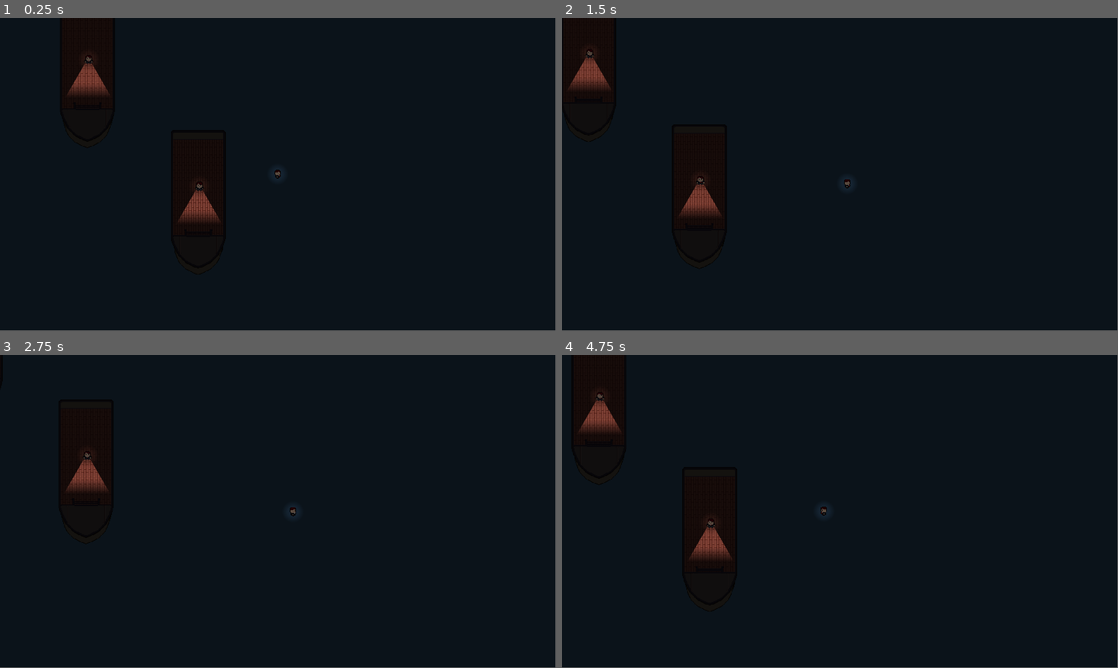
Above: before the commit, frames 1-4 (two rows, left to right).
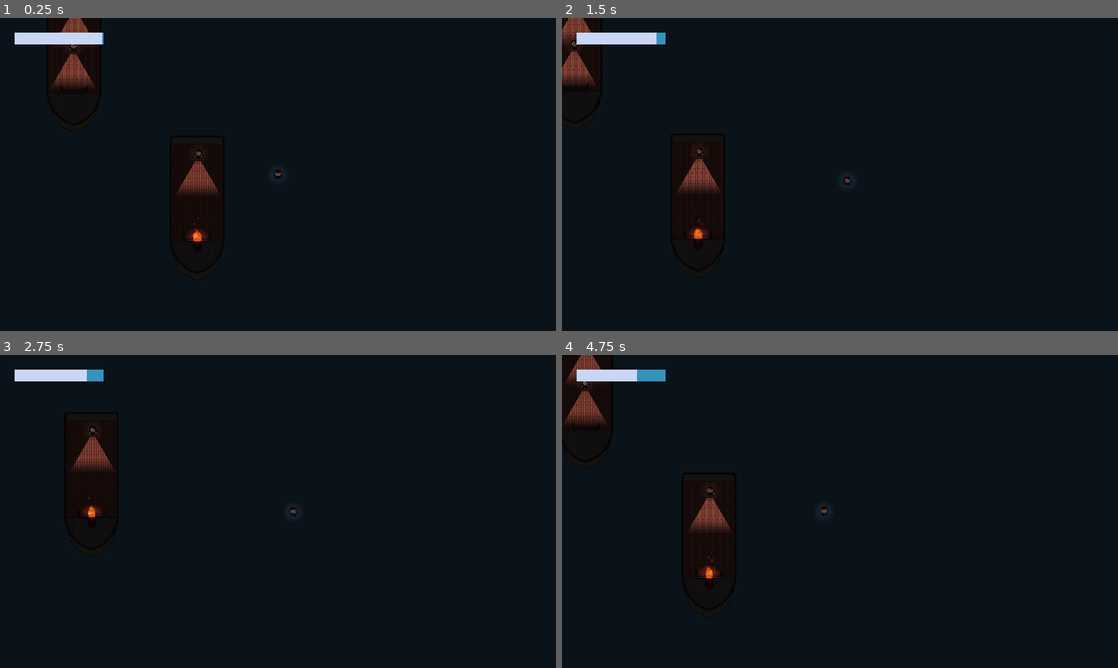
Above: after the commit, the same moments.

Repository: creikey/stealth-man
Game: Godot game, scene res://Main.tscn
Two runs of this game, one before a commit and one after it. Both use one fixed random seed, a clock stepped at 60 frames per second and the inputs below.
Inputs:
- Up to frame 1 (0.25 s): no input
- Up to frame 2 (1.5 s): tap Enter at 0.5 s; hold D (g_right) 0.53-1.28 s; hold S (g_down) from 1.28 s (still down)
- Up to frame 3 (2.75 s): release S (g_down) at 2.03 s; hold D (g_right) from 2.03 s (still down)
- Up to frame 4 (4.75 s): release D (g_right) at 2.78 s; hold W (g_up) 2.78-3.53 s; hold A (g_left) from 3.53 s (still down)
In our replay, the window is 799x449 before the commit and 800x450 after it. These sizes can differ from the game's own. Grey fills any space a smaller window leaves; there, only what the larger window draws over its background counts as a difference.

The runs differ from the first frame. In frame 1, 2.5% of the frame differs, in the area x 2-51%, y 0-72%; in frame 2, 2.5%; in frame 3, 1.5%; in frame 4, 2.6%, in the area x 0-48%, y 0-72%.

Commit message:
Add warmth and small level

Diff:
--- /dev/null
+++ b/src/FourDirectionSprite.gd
@@ -0,0 +1,21 @@
+extends Node2D
+
+signal quantized_angle_changed(new_quantized_angle)
+
+var movement := Vector2() setget set_movement
+
+# snapped to 0, 90, 180, or -90 degrees in radians
+func get_quantized_angle() -> float:
+	# I tried getting the currently playing animation from AnimationPlayer, but
+	# that seems to not work well with AnimationTree. There also does not seem
+	# to be an easy way to get this information from AnimationTree either.
+	#return round((movement.angle()/(2.0*PI))) * (2.0*PI)
+	return round(movement.angle()/(PI/2.0)) * (PI/2.0)
+
+func set_movement(new_movement):
+	var angle_before: float = get_quantized_angle()
+	movement = new_movement
+	if abs(angle_before - get_quantized_angle()) > 0.01:
+		emit_signal("quantized_angle_changed", get_quantized_angle())
+	if has_node("AnimationTree") and movement.length() > 0.1:
+		$AnimationTree.set("parameters/blend_position", movement)
--- /dev/null
+++ b/src/FourDirectionSprite.tscn
@@ -0,0 +1,163 @@
+[gd_scene load_steps=14 format=2]
+
+[ext_resource path="res://Player.png" type="Texture" id=1]
+[ext_resource path="res://FourDirectionSprite.gd" type="Script" id=2]
+
+[sub_resource type="Shader" id=1]
+
+[sub_resource type="ShaderMaterial" id=2]
+shader = SubResource( 1 )
+
+[sub_resource type="AnimationNodeAnimation" id=3]
+animation = "left"
+
+[sub_resource type="AnimationNodeAnimation" id=4]
+animation = "right"
+
+[sub_resource type="AnimationNodeAnimation" id=12]
+animation = "down"
+
+[sub_resource type="AnimationNodeAnimation" id=13]
+animation = "up"
+
+[sub_resource type="AnimationNodeBlendSpace2D" id=14]
+blend_point_0/node = SubResource( 3 )
+blend_point_0/pos = Vector2( -1, 0 )
+blend_point_1/node = SubResource( 4 )
+blend_point_1/pos = Vector2( 1, 0 )
+blend_point_2/node = SubResource( 12 )
+blend_point_2/pos = Vector2( 0, 1 )
+blend_point_3/node = SubResource( 13 )
+blend_point_3/pos = Vector2( 0, -1 )
+blend_mode = 1
+
+[sub_resource type="Animation" id=8]
+resource_name = "down"
+loop = true
+tracks/0/type = "value"
+tracks/0/path = NodePath("Sprite:region_rect")
+tracks/0/interp = 1
+tracks/0/loop_wrap = true
+tracks/0/imported = false
+tracks/0/enabled = true
+tracks/0/keys = {
+"times": PoolRealArray( 0 ),
+"transitions": PoolRealArray( 1 ),
+"update": 0,
+"values": [ Rect2( 0, 16, 15, 16 ) ]
+}
+tracks/1/type = "value"
+tracks/1/path = NodePath("Sprite:flip_h")
+tracks/1/interp = 1
+tracks/1/loop_wrap = true
+tracks/1/imported = false
+tracks/1/enabled = true
+tracks/1/keys = {
+"times": PoolRealArray( 0 ),
+"transitions": PoolRealArray( 1 ),
+"update": 1,
+"values": [ false ]
+}
+
+[sub_resource type="Animation" id=9]
+loop = true
+tracks/0/type = "value"
+tracks/0/path = NodePath("Sprite:region_rect")
+tracks/0/interp = 1
+tracks/0/loop_wrap = true
+tracks/0/imported = false
+tracks/0/enabled = true
+tracks/0/keys = {
+"times": PoolRealArray( 0 ),
+"transitions": PoolRealArray( 1 ),
+"update": 1,
+"values": [ Rect2( 0, 0, 15, 16 ) ]
+}
+tracks/1/type = "value"
+tracks/1/path = NodePath("Sprite:flip_h")
+tracks/1/interp = 1
+tracks/1/loop_wrap = true
+tracks/1/imported = false
+tracks/1/enabled = true
+tracks/1/keys = {
+"times": PoolRealArray( 0 ),
+"transitions": PoolRealArray( 1 ),
+"update": 1,
+"values": [ true ]
+}
+
+[sub_resource type="Animation" id=15]
+loop = true
+tracks/0/type = "value"
+tracks/0/path = NodePath("Sprite:region_rect")
+tracks/0/interp = 1
+tracks/0/loop_wrap = true
+tracks/0/imported = false
+tracks/0/enabled = true
+tracks/0/keys = {
+"times": PoolRealArray( 0 ),
+"transitions": PoolRealArray( 1 ),
+"update": 0,
+"values": [ Rect2( 0, 0, 15, 16 ) ]
+}
+tracks/1/type = "value"
+tracks/1/path = NodePath("Sprite:flip_h")
+tracks/1/interp = 1
+tracks/1/loop_wrap = true
+tracks/1/imported = false
+tracks/1/enabled = true
+tracks/1/keys = {
+"times": PoolRealArray( 0 ),
+"transitions": PoolRealArray( 1 ),
+"update": 1,
+"values": [ false ]
+}
+
+[sub_resource type="Animation" id=11]
+loop = true
+tracks/0/type = "value"
+tracks/0/path = NodePath("Sprite:region_rect")
+tracks/0/interp = 1
+tracks/0/loop_wrap = true
+tracks/0/imported = false
+tracks/0/enabled = true
+tracks/0/keys = {
+"times": PoolRealArray( 0 ),
+"transitions": PoolRealArray( 1 ),
+"update": 0,
+"values": [ Rect2( 16, 16, 15, 16 ) ]
+}
+tracks/1/type = "value"
+tracks/1/path = NodePath("Sprite:flip_h")
+tracks/1/interp = 1
+tracks/1/loop_wrap = true
+tracks/1/imported = false
+tracks/1/enabled = true
+tracks/1/keys = {
+"times": PoolRealArray( 0 ),
+"transitions": PoolRealArray( 1 ),
+"update": 1,
+"values": [ false ]
+}
+
+[node name="FourDirectionSprite" type="Node2D"]
+script = ExtResource( 2 )
+
+[node name="Sprite" type="Sprite" parent="."]
+material = SubResource( 2 )
+scale = Vector2( 2, 2 )
+texture = ExtResource( 1 )
+region_enabled = true
+region_rect = Rect2( 16, 16, 15, 16 )
+
+[node name="AnimationTree" type="AnimationTree" parent="."]
+tree_root = SubResource( 14 )
+anim_player = NodePath("../AnimationPlayer")
+active = true
+parameters/blend_position = Vector2( 0.142376, -1.11207 )
+
+[node name="AnimationPlayer" type="AnimationPlayer" parent="."]
+anims/down = SubResource( 8 )
+anims/left = SubResource( 9 )
+anims/right = SubResource( 15 )
+anims/up = SubResource( 11 )
--- a/src/Guard.gd
+++ b/src/Guard.gd
@@ -1,16 +1,32 @@
 extends KinematicBody2D
+
+enum Direction {
+	right,
+	down,
+	left,
+	up,
+}
+
+export (Direction) var direction = Direction.down
 
 const chase_accel: float = 700.0
 const friction: float = 500.0
 
+
 onready var _checks_for_player_area: Area2D = $ChecksForPlayerArea
 onready var home_base: Vector2 = global_position
 
-var facing_vector := Vector2(0, 1)
 var aggro: bool = false
 var vel := Vector2()
 
+func _ready():
+	$FourDirectionSprite.movement = Vector2(1, 0).rotated((float(direction)/4.0) * 2.0 * PI)
+
 func _physics_process(delta):
+	if not $DeckListener.on_deck:
+		modulate.a -= delta/5.0
+		if modulate.a <= 0.2:
+			queue_free()
 	if aggro:
 		var aggro_bodies: Array = get_aggro_bodies()
 		var chase_direction := (home_base - global_position).normalized()
@@ -19,16 +35,21 @@
 			chase_direction = (to_go_towards.global_position - global_position).normalized()
 		vel += chase_direction * (chase_accel + friction) * delta
 		vel += friction * -vel.normalized() * delta
+
 		if chase_direction.length() < 0.1 and vel.length() < friction * delta:
 			vel = Vector2()
-		vel = move_and_slide(vel)
+		else:
+			$FourDirectionSprite.movement = chase_direction
+
+#		$FourDirectionSprite.movement = chase_direction
+		vel = move_and_slide(Util.fourize(vel))
 		for c in get_slide_count():
 			var collision: KinematicCollision2D = get_slide_collision(c)
 			if collision.collider.is_in_group("aggros_guards"):
 				collision.collider.push(chase_direction.normalized() * 1000.0)
 	else:
 		for b in get_aggro_bodies():
-			if not (b.global_position - global_position).normalized().dot(facing_vector.normalized()) > 0.8:
+			if not (b.global_position - global_position).normalized().dot(Vector2(1, 0).rotated($LightPivot.rotation)) > 0.8:
 				continue
 			var space_state = get_world_2d().direct_space_state
 			var result: Dictionary = space_state.intersect_ray(global_position, b.global_position, [self])
@@ -42,3 +63,7 @@
 			continue
 		to_return.append(b)
 	return to_return
+
+
+func _on_FourDirectionSprite_quantized_angle_changed(new_quantized_angle):
+	$LightPivot.rotation = new_quantized_angle
--- /dev/null
+++ b/src/Guard.tscn
@@ -0,0 +1,51 @@
+[gd_scene load_steps=9 format=2]
+
+[ext_resource path="res://CharacterAmbientLight.tscn" type="PackedScene" id=1]
+[ext_resource path="res://DeckListener.gd" type="Script" id=2]
+[ext_resource path="res://Guard.gd" type="Script" id=3]
+[ext_resource path="res://DirectionalLight.png" type="Texture" id=5]
+[ext_resource path="res://FourDirectionSprite.tscn" type="PackedScene" id=6]
+
+[sub_resource type="OccluderPolygon2D" id=1]
+polygon = PoolVector2Array( -9.32934, -1.03117, -8.90889, 6.85224, 10.4317, 6.64201, 10.4317, -0.926052 )
+
+[sub_resource type="CircleShape2D" id=2]
+
+[sub_resource type="CircleShape2D" id=3]
+radius = 339.015
+
+[node name="Guard" type="KinematicBody2D"]
+position = Vector2( 4.26004, -3.96426 )
+script = ExtResource( 3 )
+__meta__ = {
+"_edit_group_": true
+}
+
+[node name="LightPivot" type="Node2D" parent="."]
+
+[node name="VisionLight" type="Light2D" parent="LightPivot"]
+position = Vector2( 14, 0 )
+texture = ExtResource( 5 )
+offset = Vector2( 115, 0 )
+texture_scale = 0.41
+mode = 2
+shadow_enabled = true
+
+[node name="CharacterAmbientLight" parent="." instance=ExtResource( 1 )]
+
+[node name="LightOccluder2D" type="LightOccluder2D" parent="."]
+occluder = SubResource( 1 )
+
+[node name="CollisionShape2D" type="CollisionShape2D" parent="."]
+shape = SubResource( 2 )
+
+[node name="ChecksForPlayerArea" type="Area2D" parent="."]
+
+[node name="CollisionShape2D" type="CollisionShape2D" parent="ChecksForPlayerArea"]
+shape = SubResource( 3 )
+
+[node name="DeckListener" type="Node" parent="."]
+script = ExtResource( 2 )
+
+[node name="FourDirectionSprite" parent="." instance=ExtResource( 6 )]
+[connection signal="quantized_angle_changed" from="FourDirectionSprite" to="." method="_on_FourDirectionSprite_quantized_angle_changed"]
--- /dev/null
+++ b/src/HeatBarrel.gd
@@ -0,0 +1,15 @@
+extends Area2D
+
+func _process(delta):
+	for b in get_overlapping_bodies():
+		if b.is_in_group("warmed"):
+			b.warm_up(delta/3.0)
+
+
+func _on_HeatBarrel_body_entered(body):
+	if body.is_in_group("warmed"):
+		body.started_warming()
+
+func _on_HeatBarrel_body_exited(body):
+	if body.is_in_group("warmed"):
+		body.stopped_warming()
--- /dev/null
+++ b/src/HeatEffect.gd
@@ -0,0 +1,6 @@
+extends TextureRect
+
+var target: float = 0.0
+
+func _process(delta):
+	modulate.a = lerp(modulate.a, target, delta*3.0)
--- a/src/Main.tscn
+++ b/src/Main.tscn
@@ -1,30 +1,46 @@
-[gd_scene load_steps=11 format=2]
+[gd_scene load_steps=21 format=2]
 
-[ext_resource path="res://Player.png" type="Texture" id=1]
+[ext_resource path="res://Player.tscn" type="PackedScene" id=1]
 [ext_resource path="res://Ship.tscn" type="PackedScene" id=2]
-[ext_resource path="res://Player.gd" type="Script" id=3]
-[ext_resource path="res://WaterTrail.gd" type="Script" id=4]
-[ext_resource path="res://CharacterAmbientLight.tscn" type="PackedScene" id=5]
-[ext_resource path="res://DeckListener.gd" type="Script" id=6]
+[ext_resource path="res://barrel/Flaming Barrel6.png" type="Texture" id=3]
+[ext_resource path="res://barrel/Flaming Barrel8.png" type="Texture" id=4]
+[ext_resource path="res://barrel/Flaming Barrel4.png" type="Texture" id=5]
+[ext_resource path="res://barrel/Flaming Barrel7.png" type="Texture" id=6]
+[ext_resource path="res://Guard.tscn" type="PackedScene" id=7]
+[ext_resource path="res://UI.gd" type="Script" id=8]
+[ext_resource path="res://barrel/Flaming Barrel2.png" type="Texture" id=9]
+[ext_resource path="res://barrel/Flaming Barrel5.png" type="Texture" id=10]
+[ext_resource path="res://barrel/Flaming Barrel3.png" type="Texture" id=11]
+[ext_resource path="res://barrel/Flaming Barrel1.png" type="Texture" id=12]
+[ext_resource path="res://CharacterAmbientLight.tscn" type="PackedScene" id=13]
+[ext_resource path="res://HeatBarrel.gd" type="Script" id=14]
+[ext_resource path="res://HeatEffect.png" type="Texture" id=15]
+[ext_resource path="res://HeatEffect.gd" type="Script" id=16]
 
-[sub_resource type="Shader" id=1]
+[sub_resource type="SpriteFrames" id=3]
+animations = [ {
+"frames": [ ExtResource( 12 ), ExtResource( 9 ), ExtResource( 11 ), ExtResource( 5 ), ExtResource( 10 ), ExtResource( 3 ), ExtResource( 6 ), ExtResource( 4 ) ],
+"loop": true,
+"name": "default",
+"speed": 10.0
+} ]
 
-[sub_resource type="ShaderMaterial" id=2]
-shader = SubResource( 1 )
+[sub_resource type="CircleShape2D" id=4]
+radius = 43.7208
 
-[sub_resource type="RectangleShape2D" id=3]
-extents = Vector2( 11.1077, 15.986 )
+[sub_resource type="StyleBoxFlat" id=1]
+bg_color = Color( 0.788235, 0.839216, 0.960784, 1 )
 
-[sub_resource type="OccluderPolygon2D" id=4]
-polygon = PoolVector2Array( -9.25635, -14.1039, -9.02039, 11.8526, 8.91333, 11.8526, 9.14929, -14.1039 )
+[sub_resource type="StyleBoxFlat" id=2]
+bg_color = Color( 0.203922, 0.572549, 0.737255, 1 )
 
 [node name="Main" type="Node2D"]
 
 [node name="Background" type="ColorRect" parent="."]
-margin_left = -1031.0
-margin_top = -587.0
-margin_right = 3774.0
-margin_bottom = 1982.0
+margin_left = -5002.0
+margin_top = -3611.0
+margin_right = 8844.0
+margin_bottom = 5671.0
 color = Color( 0.227451, 0.392157, 0.54902, 1 )
 __meta__ = {
 "_edit_lock_": true,
@@ -32,54 +48,98 @@
 }
 
 [node name="Ship" parent="." instance=ExtResource( 2 )]
-position = Vector2( 288.325, 208.235 )
+position = Vector2( 272.451, 220.934 )
+
+[node name="Guard" parent="Ship/Guards" index="0" instance=ExtResource( 7 )]
+position = Vector2( 22.3661, -111.184 )
 
 [node name="Ship2" parent="." instance=ExtResource( 2 )]
-position = Vector2( 1180.21, 285.941 )
+position = Vector2( 697.874, 681.28 )
+
+[node name="Guard" parent="Ship2/Guards" index="0" instance=ExtResource( 7 )]
+position = Vector2( 4.40677, -133.633 )
 
 [node name="Ship3" parent="." instance=ExtResource( 2 )]
-position = Vector2( 1563.23, 724.394 )
+position = Vector2( 1132.82, 230.459 )
+
+[node name="Guard" parent="Ship3/Guards" index="0" instance=ExtResource( 7 )]
+position = Vector2( 4.40677, -133.633 )
+
+[node name="Guard2" parent="Ship3/Guards" index="1" instance=ExtResource( 7 )]
+position = Vector2( -1.14914, 7.64566 )
 
 [node name="Ship4" parent="." instance=ExtResource( 2 )]
-position = Vector2( 736.721, 719.354 )
+position = Vector2( 1558.25, 741.602 )
 
-[node name="Player" type="KinematicBody2D" parent="." groups=[
-"aggros_guards",
-]]
-position = Vector2( 1837.77, 678.152 )
-script = ExtResource( 3 )
+[node name="Guard" parent="Ship4/Guards" index="0" instance=ExtResource( 7 )]
+position = Vector2( 4.40677, -133.633 )
+
+[node name="LevelElements" type="Node2D" parent="."]
+
+[node name="HeatBarrel" type="Area2D" parent="LevelElements"]
+position = Vector2( 1559.18, 906.601 )
+script = ExtResource( 14 )
 __meta__ = {
 "_edit_group_": true
 }
 
-[node name="Sprite" type="Sprite" parent="Player"]
-material = SubResource( 2 )
+[node name="AnimatedSprite" type="AnimatedSprite" parent="LevelElements/HeatBarrel"]
 scale = Vector2( 2, 2 )
-texture = ExtResource( 1 )
-region_enabled = true
-region_rect = Rect2( 0, 0, 15, 16 )
+frames = SubResource( 3 )
+frame = 3
+playing = true
+offset = Vector2( -1, -29 )
 
-[node name="CollisionShape2D" type="CollisionShape2D" parent="Player"]
-shape = SubResource( 3 )
+[node name="CharacterAmbientLight" parent="LevelElements/HeatBarrel" instance=ExtResource( 13 )]
+texture_scale = 0.29
+color = Color( 0.792157, 0.509804, 0.368627, 1 )
+energy = 1.1
+shadow_enabled = true
 
-[node name="Camera2D" type="Camera2D" parent="Player"]
-current = true
-smoothing_enabled = true
+[node name="CollisionShape2D" type="CollisionShape2D" parent="LevelElements/HeatBarrel"]
+shape = SubResource( 4 )
 
-[node name="WaterTrail" type="Node2D" parent="Player"]
-show_behind_parent = true
-script = ExtResource( 4 )
-_color = Color( 0.129412, 0.337255, 0.494118, 1 )
-
-[node name="CharacterAmbientLight" parent="Player" instance=ExtResource( 5 )]
-
-[node name="LightOccluder2D" type="LightOccluder2D" parent="Player"]
-occluder = SubResource( 4 )
-
-[node name="DeckListener" type="Node" parent="Player"]
-script = ExtResource( 6 )
+[node name="Player" parent="." instance=ExtResource( 1 )]
 
 [node name="CanvasModulate" type="CanvasModulate" parent="."]
+position = Vector2( 180.716, 110.001 )
 color = Color( 0.188235, 0.188235, 0.188235, 1 )
-[connection signal="entered_deck" from="Player/DeckListener" to="Player" method="_on_DeckListener_entered_deck"]
-[connection signal="exited_deck" from="Player/DeckListener" to="Player" method="_on_DeckListener_exited_deck"]
+
+[node name="UI" type="CanvasLayer" parent="."]
+script = ExtResource( 8 )
+player_path = NodePath("../Player")
+
+[node name="ColdBar" type="ProgressBar" parent="UI"]
+margin_left = 50.0
+margin_top = 50.0
+margin_right = 358.0
+margin_bottom = 91.0
+custom_styles/fg = SubResource( 1 )
+custom_styles/bg = SubResource( 2 )
+max_value = 1.0
+step = 0.001
+value = 0.5
+percent_visible = false
+__meta__ = {
+"_edit_use_anchors_": false
+}
+
+[node name="HeatEffect" type="TextureRect" parent="UI"]
+modulate = Color( 1, 1, 1, 0 )
+anchor_right = 1.0
+anchor_bottom = 1.0
+texture = ExtResource( 15 )
+script = ExtResource( 16 )
+__meta__ = {
+"_edit_use_anchors_": false
+}
+[connection signal="body_entered" from="LevelElements/HeatBarrel" to="LevelElements/HeatBarrel" method="_on_HeatBarrel_body_entered"]
+[connection signal="body_exited" from="LevelElements/HeatBarrel" to="LevelElements/HeatBarrel" method="_on_HeatBarrel_body_exited"]
+
+[editable path="Ship"]
+
+[editable path="Ship2"]
+
+[editable path="Ship3"]
+
+[editable path="Ship4"]
--- a/src/Player.gd
+++ b/src/Player.gd
@@ -7,19 +7,37 @@
 const deck_friction: float = 500.0
 const ocean_max_speed: float = 300.0
 const deck_ocean_max_speed: float = 400.0
+const water_time: float = 15.0
 
 var cur_friction = ocean_friction
 var cur_max_speed = ocean_max_speed
 var _vel := Vector2()
+var warmth: float = 1.0
+var heating_up: bool = false
+
+# warmed
+func started_warming():
+	heating_up = true
+
+func stopped_warming():
+	heating_up = false
+
+func warm_up(amount: float):
+	warmth += amount
+	warmth = clamp(warmth, 0.0, 1.0)
 
 func _physics_process(delta):
+	if not $DeckListener.on_deck:
+		warmth -= delta / water_time
+	if warmth < 0.0:
+		get_tree().reload_current_scene()
+
 	var horizontal: float = Input.get_action_strength("g_right") - Input.get_action_strength("g_left")
 	var vertical: float = Input.get_action_strength("g_down") - Input.get_action_strength("g_up")
 
 	var movement := Vector2(horizontal, vertical)
 
-	if abs(movement.x) > 0.1:
-		$Sprite.flip_h = movement.x < 0.0
+	$FourDirectionSprite.movement = movement
 
 	var accel := Vector2()
 	accel += movement * (walking_accel + ocean_friction)
@@ -35,7 +53,7 @@
 	if _vel.length() > cur_max_speed:
 		_vel = _vel.normalized() * cur_max_speed
 
-	_vel = move_and_slide(_vel)
+	_vel = move_and_slide(Util.fourize(_vel))
 
 
 func _on_DeckListener_entered_deck():
--- /dev/null
+++ b/src/Player.tscn
@@ -0,0 +1,49 @@
+[gd_scene load_steps=8 format=2]
+
+[ext_resource path="res://Player.gd" type="Script" id=1]
+[ext_resource path="res://CharacterAmbientLight.tscn" type="PackedScene" id=2]
+[ext_resource path="res://FourDirectionSprite.tscn" type="PackedScene" id=3]
+[ext_resource path="res://WaterTrail.gd" type="Script" id=5]
+[ext_resource path="res://DeckListener.gd" type="Script" id=6]
+
+[sub_resource type="RectangleShape2D" id=1]
+extents = Vector2( 11.1077, 15.986 )
+
+[sub_resource type="OccluderPolygon2D" id=2]
+polygon = PoolVector2Array( -9.25635, -14.1039, -9.02039, 11.8526, 8.91333, 11.8526, 9.14929, -14.1039 )
+
+[node name="Player" type="KinematicBody2D" groups=[
+"aggros_guards",
+"warmed",
+]]
+position = Vector2( 1837.77, 678.152 )
+script = ExtResource( 1 )
+__meta__ = {
+"_edit_group_": true
+}
+
+[node name="CollisionShape2D" type="CollisionShape2D" parent="."]
+visible = false
+shape = SubResource( 1 )
+
+[node name="Camera2D" type="Camera2D" parent="."]
+current = true
+smoothing_enabled = true
+
+[node name="WaterTrail" type="Node2D" parent="."]
+show_behind_parent = true
+script = ExtResource( 5 )
+_color = Color( 0.129412, 0.337255, 0.494118, 1 )
+
+[node name="CharacterAmbientLight" parent="." instance=ExtResource( 2 )]
+
+[node name="LightOccluder2D" type="LightOccluder2D" parent="."]
+visible = false
+occluder = SubResource( 2 )
+
+[node name="DeckListener" type="Node" parent="."]
+script = ExtResource( 6 )
+
+[node name="FourDirectionSprite" parent="." instance=ExtResource( 3 )]
+[connection signal="entered_deck" from="DeckListener" to="." method="_on_DeckListener_entered_deck"]
+[connection signal="exited_deck" from="DeckListener" to="." method="_on_DeckListener_exited_deck"]
--- a/src/Ship.tscn
+++ b/src/Ship.tscn
@@ -1,12 +1,7 @@
-[gd_scene load_steps=15 format=2]
+[gd_scene load_steps=7 format=2]
 
 [ext_resource path="res://DeckArea.gd" type="Script" id=1]
 [ext_resource path="res://Ship.png" type="Texture" id=2]
-[ext_resource path="res://Player.png" type="Texture" id=3]
-[ext_resource path="res://DirectionalLight.png" type="Texture" id=4]
-[ext_resource path="res://CharacterAmbientLight.tscn" type="PackedScene" id=5]
-[ext_resource path="res://Guard.gd" type="Script" id=6]
-[ext_resource path="res://DeckListener.gd" type="Script" id=7]
 
 [sub_resource type="RectangleShape2D" id=1]
 extents = Vector2( 87, 166 )
@@ -14,19 +9,11 @@
 [sub_resource type="RectangleShape2D" id=2]
 extents = Vector2( 95.2803, 15.3691 )
 
-[sub_resource type="OccluderPolygon2D" id=8]
+[sub_resource type="OccluderPolygon2D" id=3]
 polygon = PoolVector2Array( -88.7517, -198.168, -95.494, -191.612, -94.7449, -166.516, 95.3528, -166.89, 95.1655, -191.8, 88.7977, -197.98 )
 
-[sub_resource type="OccluderPolygon2D" id=9]
+[sub_resource type="OccluderPolygon2D" id=4]
 polygon = PoolVector2Array( -94.9745, 165.197, 95.6851, 166.695, 93.063, 176.808, 84.8223, 207.898, 67.9664, 256.593, 42.1206, 283.188, 0.167984, 303.041, -42.1592, 283.188, -68.3796, 258.466, -84.1118, 215.764, -94.8565, 177.254 )
-
-[sub_resource type="OccluderPolygon2D" id=5]
-polygon = PoolVector2Array( -9.32934, -1.03117, -8.90889, 6.85224, 10.4317, 6.64201, 10.4317, -0.926052 )
-
-[sub_resource type="CircleShape2D" id=6]
-
-[sub_resource type="CircleShape2D" id=7]
-radius = 168.202
 
 [node name="Ship" type="KinematicBody2D"]
 
@@ -51,47 +38,11 @@
 shape = SubResource( 2 )
 
 [node name="BackLightOccluder" type="LightOccluder2D" parent="."]
-occluder = SubResource( 8 )
+occluder = SubResource( 3 )
 
 [node name="FrontLightOccluder" type="LightOccluder2D" parent="."]
-occluder = SubResource( 9 )
+occluder = SubResource( 4 )
 
-[node name="Guard" type="KinematicBody2D" parent="."]
-position = Vector2( 4.26004, -3.96426 )
-script = ExtResource( 6 )
-__meta__ = {
-"_edit_group_": true
-}
-
-[node name="Sprite" type="Sprite" parent="Guard"]
-scale = Vector2( 2, 2 )
-texture = ExtResource( 3 )
-region_enabled = true
-region_rect = Rect2( 0, 16, 15, 16 )
-
-[node name="VisionLight" type="Light2D" parent="Guard"]
-rotation = 1.5708
-texture = ExtResource( 4 )
-offset = Vector2( 115, 0 )
-texture_scale = 0.41
-mode = 2
-shadow_enabled = true
-
-[node name="CharacterAmbientLight" parent="Guard" instance=ExtResource( 5 )]
-
-[node name="LightOccluder2D" type="LightOccluder2D" parent="Guard"]
-visible = false
-occluder = SubResource( 5 )
-
-[node name="CollisionShape2D" type="CollisionShape2D" parent="Guard"]
-shape = SubResource( 6 )
-
-[node name="ChecksForPlayerArea" type="Area2D" parent="Guard"]
-
-[node name="CollisionShape2D" type="CollisionShape2D" parent="Guard/ChecksForPlayerArea"]
-shape = SubResource( 7 )
-
-[node name="DeckListener" type="Node" parent="Guard"]
-script = ExtResource( 7 )
+[node name="Guards" type="Node2D" parent="."]
 [connection signal="body_entered" from="DeckArea" to="DeckArea" method="_on_DeckArea_body_entered"]
 [connection signal="body_exited" from="DeckArea" to="DeckArea" method="_on_DeckArea_body_exited"]
--- /dev/null
+++ b/src/UI.gd
@@ -0,0 +1,9 @@
+extends CanvasLayer
+
+export (NodePath) var player_path
+
+onready var player: Player = get_node(player_path)
+
+func _process(delta):
+	$ColdBar.value = player.warmth
+	$HeatEffect.target = player.heating_up
--- /dev/null
+++ b/src/Util.gd
@@ -0,0 +1,11 @@
+extends Node
+
+class_name Util
+
+static func fourize(v: Vector2) -> Vector2:
+	if abs(v.x) > abs(v.y):
+		return Vector2(v.x, 0.0)
+	elif abs(v.y) > abs(v.x):
+		return Vector2(0.0, v.y)
+	else:
+		return Vector2(0.0, 0.0)
--- a/src/project.godot
+++ b/src/project.godot
@@ -18,10 +18,16 @@
 "class": "Player",
 "language": "GDScript",
 "path": "res://Player.gd"
+}, {
+"base": "Node",
+"class": "Util",
+"language": "GDScript",
+"path": "res://Util.gd"
 } ]
 _global_script_class_icons={
 "DeckListener": "",
-"Player": ""
+"Player": "",
+"Util": ""
 }
 
 [application]
@@ -30,10 +36,20 @@
 run/main_scene="res://Main.tscn"
 config/icon="res://icon.png"
 
+[deploy]
+
+netlify/subdomain="sad-liskov-b345d9.netlify.app"
+
 [display]
 
 window/size/width=1920
 window/size/height=1080
+window/stretch/mode="2d"
+window/stretch/aspect="keep"
+
+[editor_plugins]
+
+enabled=PoolStringArray( "automatic_deploy" )
 
 [importer_defaults]
 
Binary file added: src/HeatEffect.png
Not shown, added: src/HeatEffect.png.import
Not shown, added: src/addons/automatic_deploy/AutomaticDeploy.gd
Not shown, added: src/addons/automatic_deploy/AutomaticDeployDock.gd
Not shown, added: src/addons/automatic_deploy/AutomaticDeployDock.tscn
Not shown, added: src/addons/automatic_deploy/plugin.cfg
Binary file added: src/barrel/Flaming Barrel1.png
Not shown, added: src/barrel/Flaming Barrel1.png.import
Binary file added: src/barrel/Flaming Barrel2.png
Not shown, added: src/barrel/Flaming Barrel2.png.import
Binary file added: src/barrel/Flaming Barrel3.png
Not shown, added: src/barrel/Flaming Barrel3.png.import
(and 10 more such lines)
